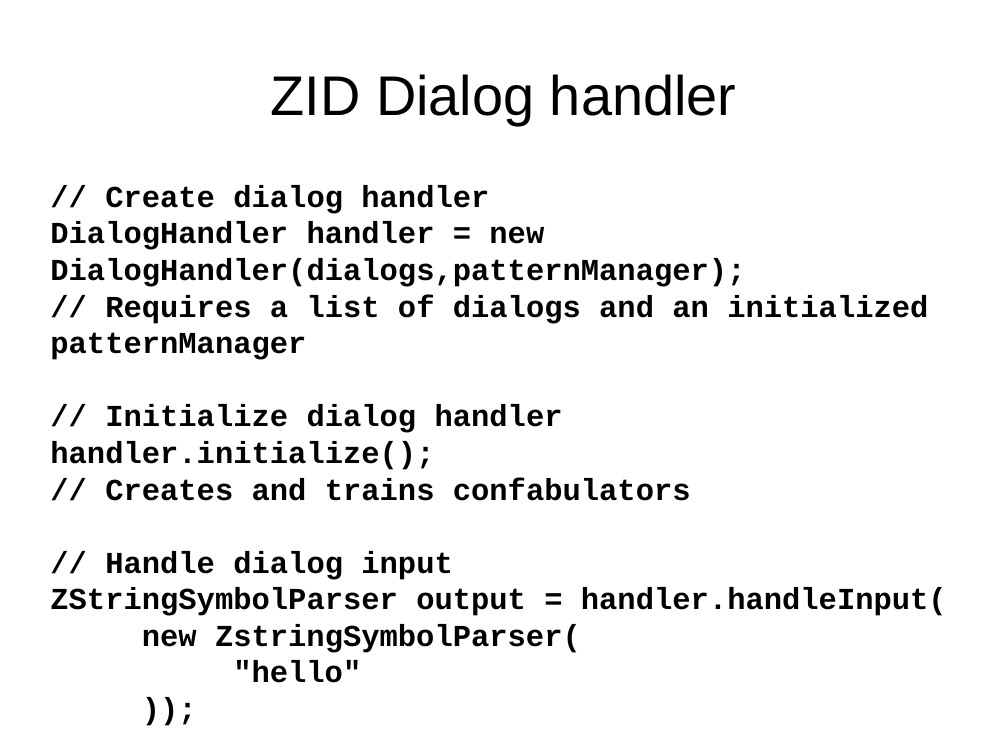
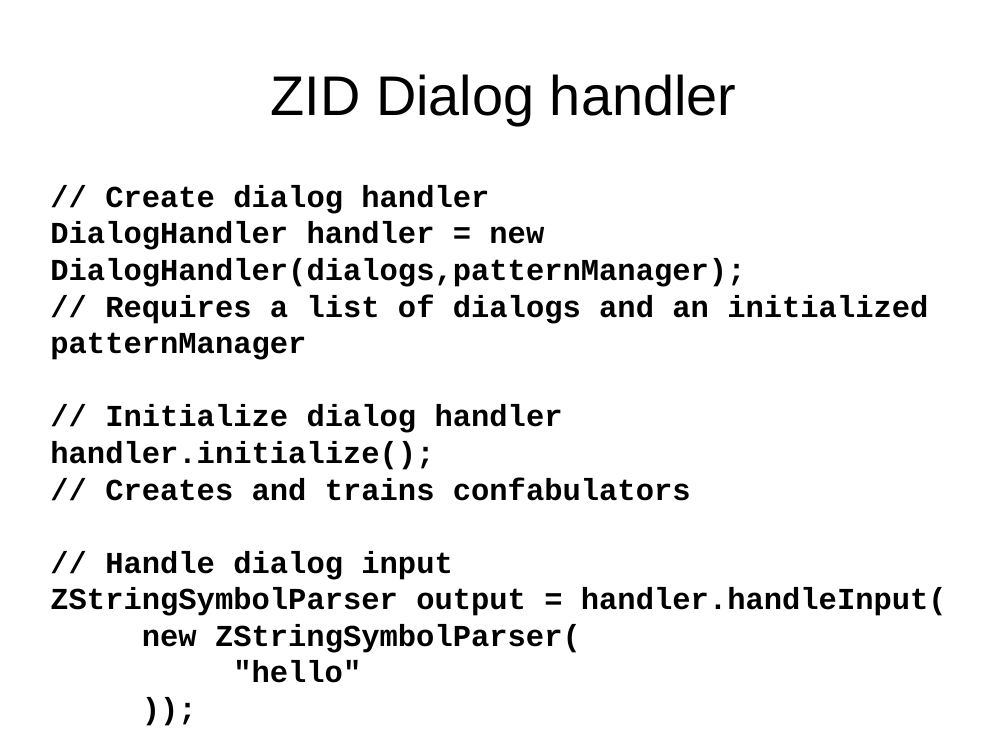
Before and after one commit to DyzLecticus/Zeesoft, a slide deck: slide 20 of V3.0/doc/Zeesoft Open Source Artificial Cognition.odp. Drawn at 1008x756 pixels with LibreOffice and Linux fonts; fonts in the diff are those of the drawing. Boxes give left, top, right and bottom in pixels: in the first picture for what was removed or moved away, otherwise in the second. Text is boxed around its words. In the diff, an @@ line names an element or a change of style, - is before the commit and + after.

```diff
--- a/V3.0/doc/Zeesoft Open Source Artificial Cognition.odp
+++ b/V3.0/doc/Zeesoft Open Source Artificial Cognition.odp
@@ subtitle at [142, 624, 581, 653]: text changed @@
-new ZstringSymbolParser(
+new ZStringSymbolParser(
```
Also in this commit, not shown: 3 other slides changed.
